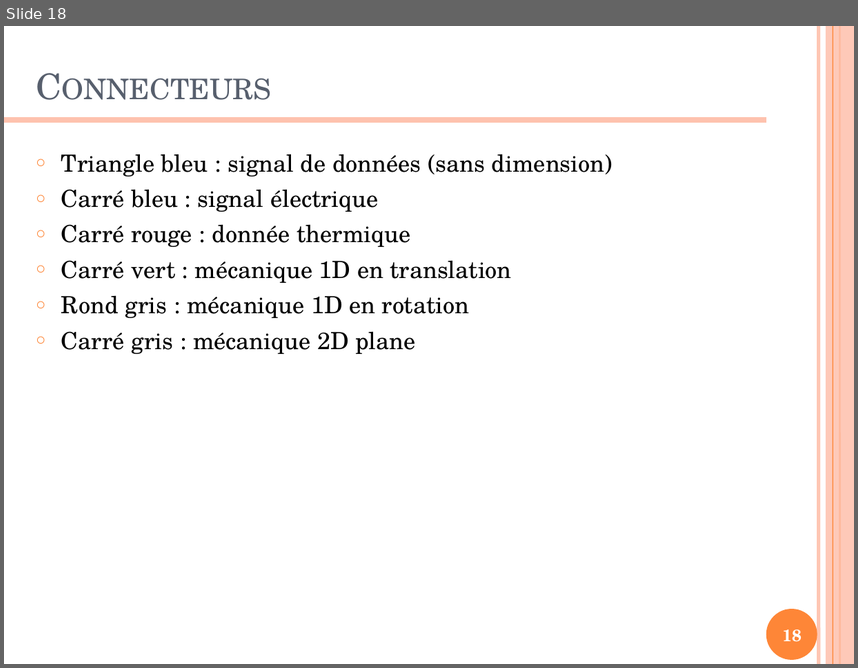
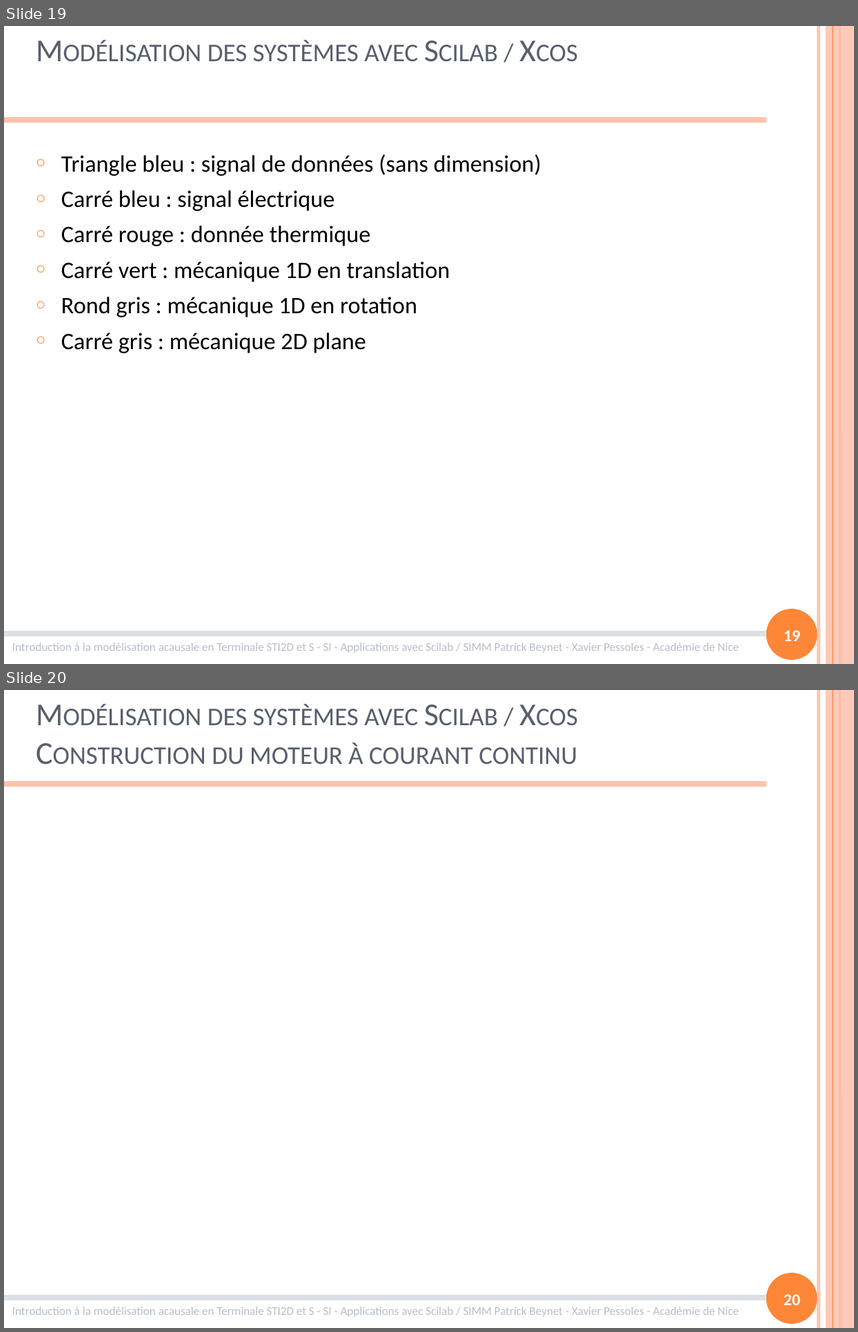
Before and after one commit to xpessoles/Formations, a slide deck: ModelisationMultiphysique/ModelisationMultiphysique.pptx. Shown one above the other, each under a label of ours: slide 18 before the commit, slides 19 and 20 after it. The pictures are 858x668 and 858x1332 pixels, drawn with LibreOffice and Linux fonts; fonts in the diff are those of the drawing. Boxes give left, top, right and bottom in pixels: in the first picture for what was removed or moved away, otherwise in the second. Text is boxed around its words. In the diff, an @@ line names an element or a change of style, - is before the commit and + after.

```diff
--- a/ModelisationMultiphysique/ModelisationMultiphysique.pptx
+++ b/ModelisationMultiphysique/ModelisationMultiphysique.pptx
@@ slide 20 added at <box>4,690,854,1328</box>, background #FFFFFF; not listed: 8 template elements that a slide beside it also shows @@
@@ title added at <box>208,704,577,764</box>, 27 pt, text #575F6D, small capitals @@
+Modélisation des systèmes avec Scilab / Xcos
+Construction du moteur à courant continu
@@ page number added at <box>784,1294,800,1305</box>, 14 pt, text #FFFFFF, bold @@
+20
@@ what was slide 18 is now slide 19 @@
@@ slide 19 changed as well @@
@@ title at <box>208,40,418,61</box>: text changed; size 30 to 27 pt; font TeX Gyre Schola to Calibri @@
-Connecteurs
+Modélisation des systèmes avec Scilab / Xcos
@@ text "Triangle bleu : signal de ..." at <box>61,154,542,353</box>: font TeX Gyre Schola to Calibri @@
@@ line added from (4, 633) to (766, 633), #DCDFE3 4.5 pt @@
@@ text added at <box>12,642,739,653</box>, 10 pt, text #B9BEC7 @@
+Introduction à la modélisation acausale en Terminale STI2D et S - SI - Applications avec Scilab / SIMM Patrick Beynet - Xavier Pessoles - Académie de Nice
@@ page number at <box>784,630,800,641</box>: text changed; font TeX Gyre Schola to Calibri @@
-18
+19
```
Also in this commit, not shown: 21 other slides changed, 12 other slides added, 7 slides removed.
